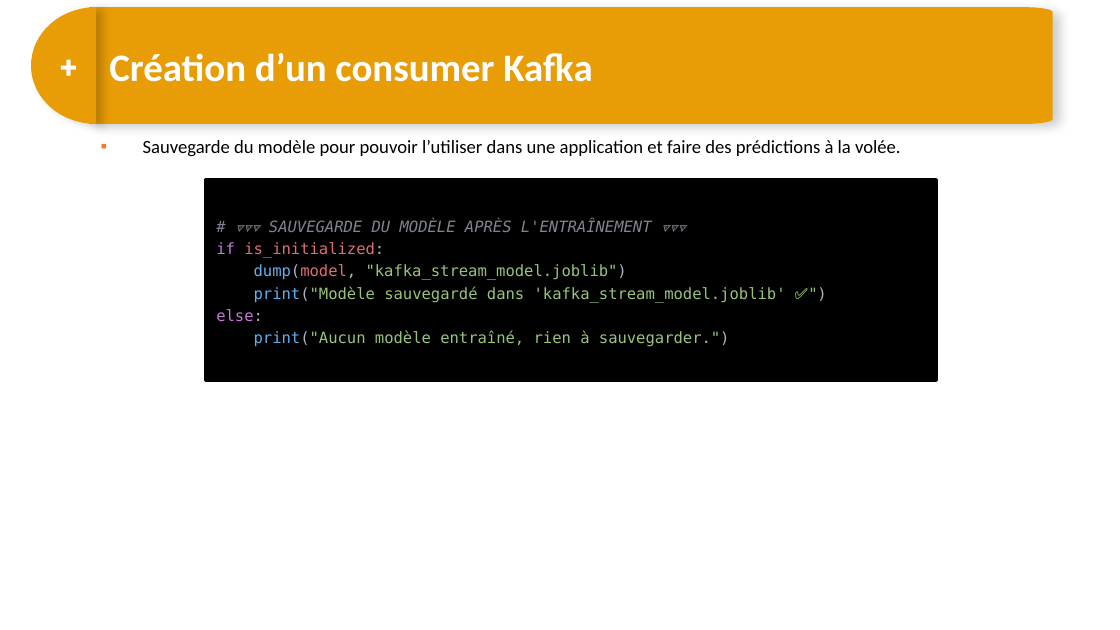
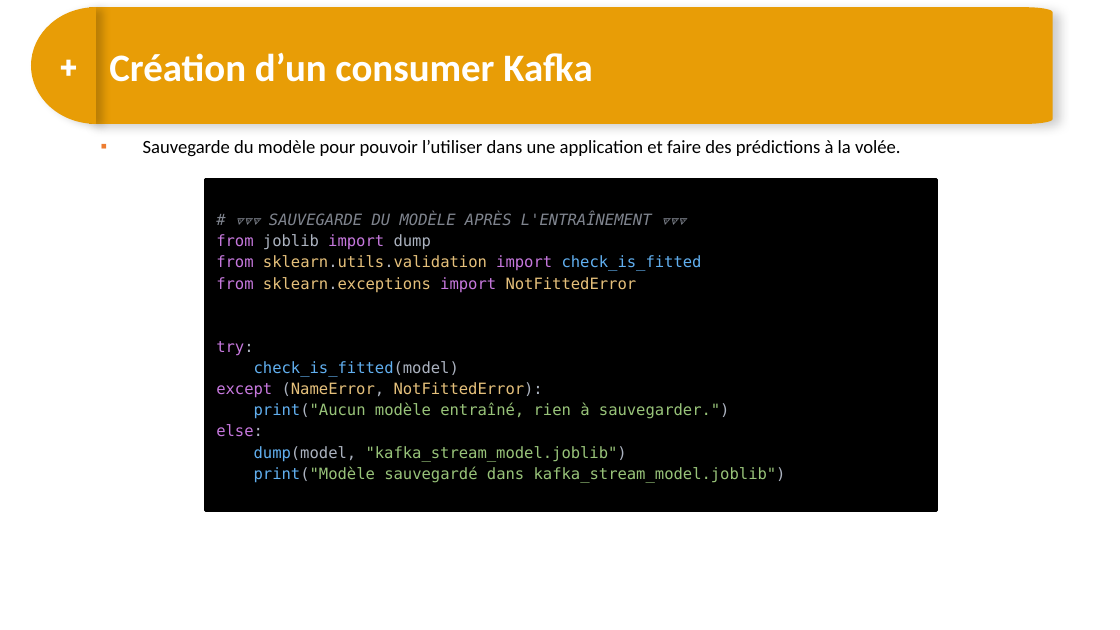
Before and after one commit to DARGOUARCH/spark_formation, a slide deck: slide 21 of 12 bis - Exercice-Kafka-Spark-Streaming.pptx (slide 20 before the commit). Drawn at 1120x630 pixels with LibreOffice and Linux fonts; fonts in the diff are those of the drawing. Boxes give left, top, right and bottom in pixels: in the first picture for what was removed or moved away, otherwise in the second. Text is boxed around its words. In the diff, an @@ line names an element or a change of style, - is before the commit and + after.

Commit message:
Nouveau exercice kafka

```diff
--- a/12 bis - Exercice-Kafka-Spark-Streaming.pptx
+++ b/12 bis - Exercice-Kafka-Spark-Streaming.pptx
@@ rectangle "# 🔽🔽🔽 SAUVEGARDE DU MODÈLE ...": place and size @@
-rectangle "# 🔽🔽🔽 SAUVEGARDE DU MODÈLE ..." at <box>205,180,936,381</box>
+rectangle "# 🔽🔽🔽 SAUVEGARDE DU MODÈLE ..." at <box>205,180,936,511</box>
@@ text in rectangle at <box>216,234,730,437</box>: text changed; text colour #E06C75 to #E5C07B @@
-if is_initialized:
+from joblib import dump
+from sklearn.utils.validation import check_is_fitted
+from sklearn.exceptions import NotFittedError
+try:
+check_is_fitted(model)
+except (NameError, NotFittedError):
+print("Aucun modèle entraîné, rien à sauvegarder.")
+else:
@@ text in rectangle at <box>254,212,652,462</box>: text colour #E06C75 to #ABB2BF in "dump(model,"; line spacing 14.2pt to 1.13 @@
@@ text in rectangle at <box>254,466,786,483</box>: text changed @@
-print("Modèle sauvegardé dans 'kafka_stream_model.joblib' ✅")
-else:
-print("Aucun modèle entraîné, rien à sauvegarder.")
+print("Modèle sauvegardé dans kafka_stream_model.joblib")
```
Also in this commit, not shown: 6 other slides changed, 2 slides added, 1 slide removed.
